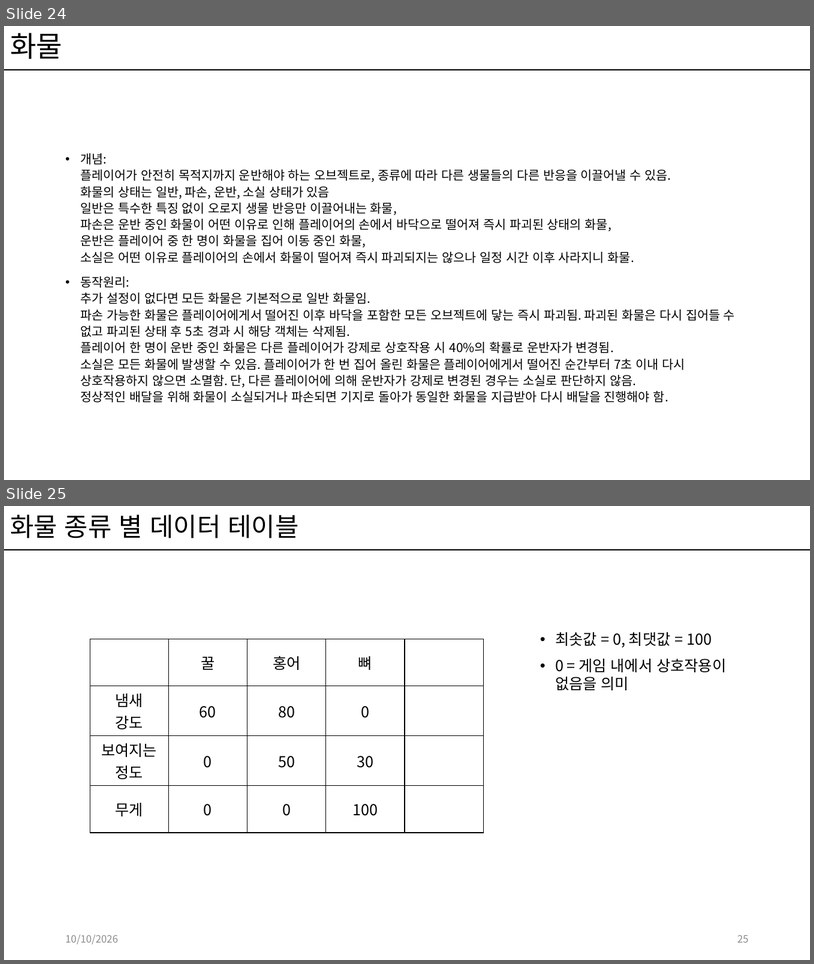
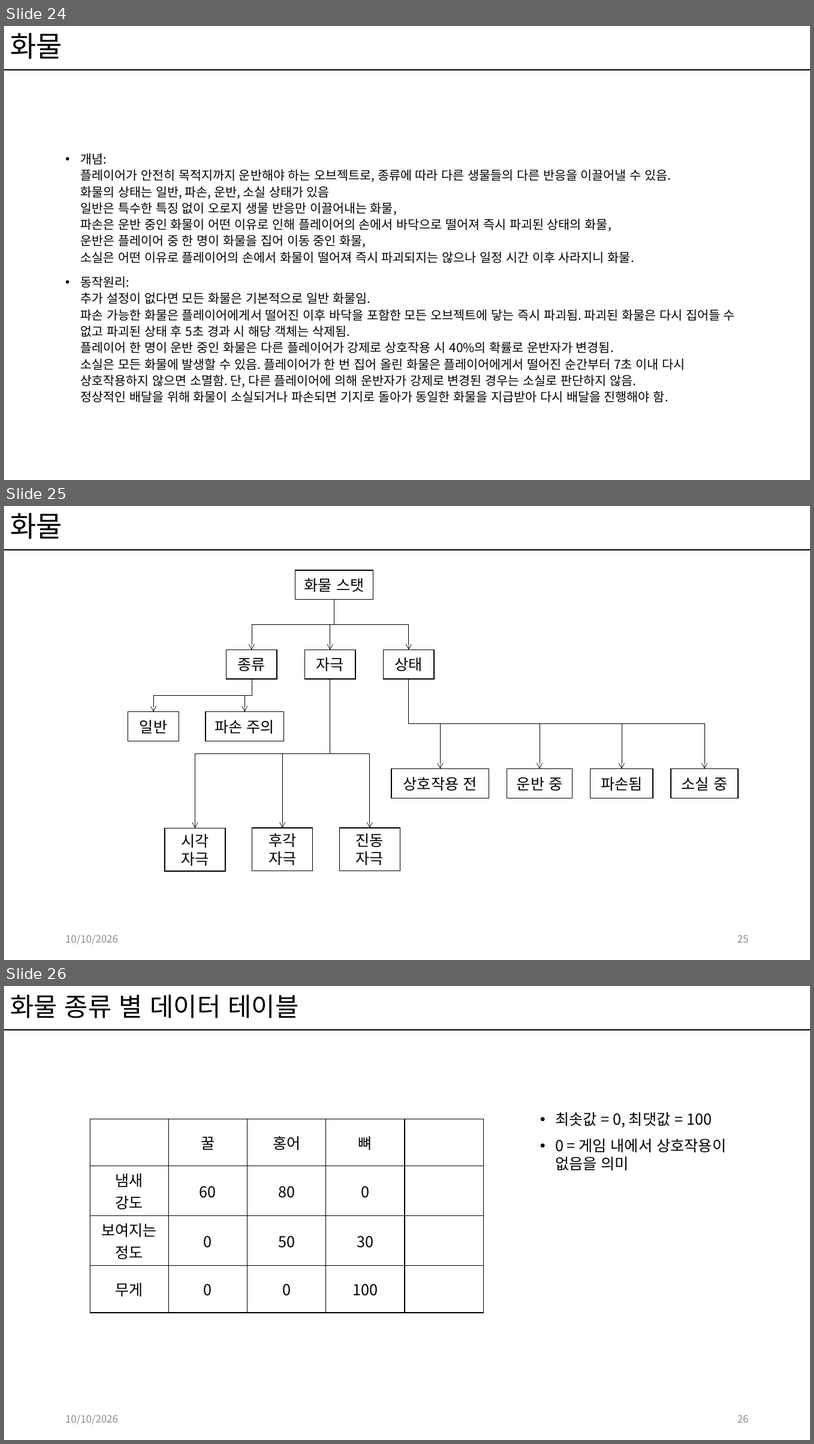
Before and after one commit to kwakyerin/2026_Graduation_Project, a slide deck: documents/HyunahKwon/design/designing/for_teammates/배트와 달트_기획서.pptx. Shown one above the other, each under a label of ours: slides 24 and 25 before the commit, slides 24, 25 and 26 after it. The pictures are 814x964 and 814x1444 pixels, drawn with LibreOffice and Linux fonts; fonts in the diff are those of the drawing. Boxes give left, top, right and bottom in pixels: in the first picture for what was removed or moved away, otherwise in the second. Text is boxed around its words. In the diff, an @@ line names an element or a change of style, - is before the commit and + after.

Commit message:
화물 스탯 명세

```diff
--- a/documents/HyunahKwon/design/designing/for_teammates/배트와 달트_기획서.pptx
+++ b/documents/HyunahKwon/design/designing/for_teammates/배트와 달트_기획서.pptx
@@ slide 25 added at [4, 506, 810, 960], background #FFFFFF; not listed: 1 template element that a slide beside it also shows @@
@@ title added at [10, 513, 63, 539], 34 pt, text #000000 @@
+화물
@@ rectangle added at [296, 570, 374, 599], fill #FFFFFF, outline #000000 1 pt, 18 pt, text #000000 @@
+화물 스탯
@@ elbow arrow added from (335, 599) to (252, 650), #000000 0.5 pt @@
@@ elbow arrow added from (335, 599) to (330, 650), #000000 0.5 pt @@
@@ elbow arrow added from (335, 599) to (409, 649), #000000 0.5 pt @@
@@ rectangle added at [383, 649, 434, 678], fill #FFFFFF, outline #000000 1 pt, 18 pt, text #000000 @@
+상태
@@ rectangle added at [227, 650, 278, 679], fill #FFFFFF, outline #000000 1 pt, 18 pt, text #000000 @@
+종류
@@ rectangle added at [305, 650, 356, 679], fill #FFFFFF, outline #000000 1 pt, 18 pt, text #000000 @@
+자극
@@ elbow arrow added from (252, 679) to (153, 712), #000000 0.5 pt @@
@@ elbow arrow added from (330, 679) to (195, 828), #000000 0.5 pt @@
@@ elbow arrow added from (252, 679) to (245, 712), #000000 0.5 pt @@
@@ elbow arrow added from (330, 679) to (283, 828), #000000 0.5 pt @@
@@ elbow arrow added from (330, 679) to (370, 828), #000000 0.5 pt @@
@@ elbow arrow added from (409, 679) to (441, 769), #000000 0.5 pt @@
@@ elbow arrow added from (409, 679) to (540, 769), #000000 0.5 pt @@
@@ elbow arrow added from (409, 679) to (622, 769), #000000 0.5 pt @@
@@ elbow arrow added from (409, 679) to (705, 769), #000000 0.5 pt @@
@@ rectangle added at [128, 712, 179, 741], fill #FFFFFF, outline #000000 1 pt, 18 pt, text #000000 @@
+일반
@@ rectangle added at [206, 712, 284, 741], fill #FFFFFF, outline #000000 1 pt, 18 pt, text #000000 @@
+파손 주의
@@ rectangle added at [392, 769, 489, 798], fill #FFFFFF, outline #000000 1 pt, 18 pt, text #000000 @@
+상호작용 전
@@ rectangle added at [507, 769, 573, 798], fill #FFFFFF, outline #000000 1 pt, 18 pt, text #000000 @@
+운반 중
@@ rectangle added at [591, 769, 653, 798], fill #FFFFFF, outline #000000 1 pt, 18 pt, text #000000 @@
+파손됨
@@ rectangle added at [671, 769, 738, 798], fill #FFFFFF, outline #000000 1 pt, 18 pt, text #000000 @@
+소실 중
@@ rectangle added at [165, 828, 225, 871], fill #FFFFFF, outline #000000 1 pt, 18 pt, text #000000 @@
+시각 자극
@@ rectangle added at [252, 828, 312, 871], fill #FFFFFF, outline #000000 1 pt, 18 pt, text #000000 @@
+후각 자극
@@ rectangle added at [340, 828, 400, 871], fill #FFFFFF, outline #000000 1 pt, 18 pt, text #000000 @@
+진동 자극
@@ text added at [65, 934, 118, 944], 12 pt, text #8C8C8C @@
+10/10/2026
@@ page number added at [738, 934, 749, 942], 12 pt, text #8C8C8C @@
+25
@@ what was slide 25 is now slide 26 @@
@@ page number at [738, 1414, 749, 1422]: text changed @@
-25
+26
```
